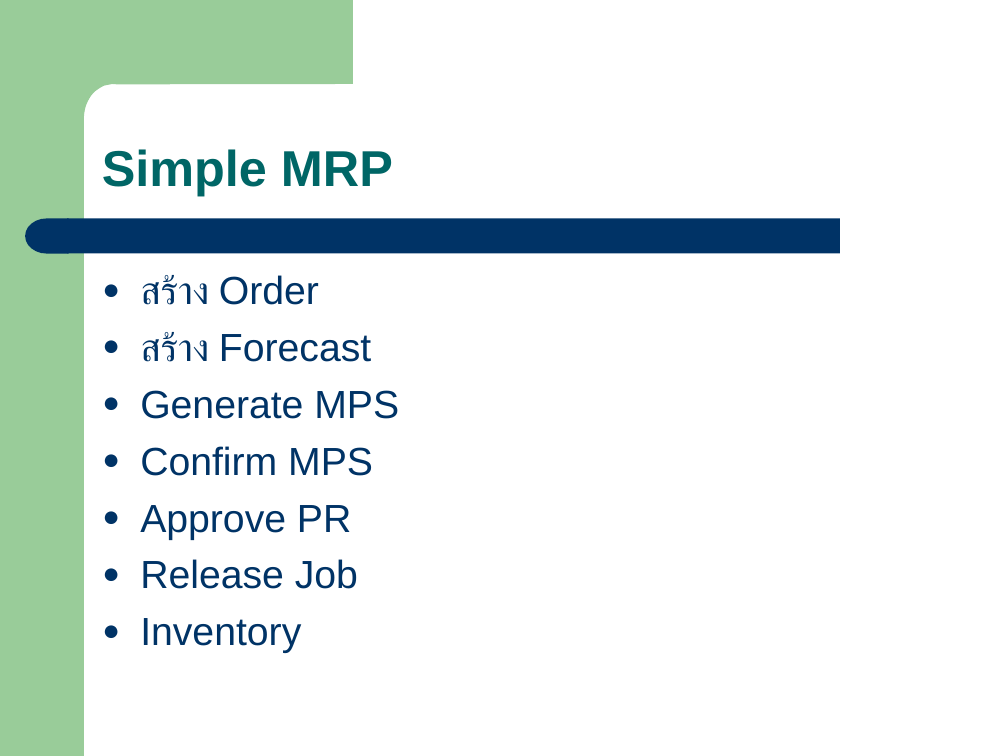
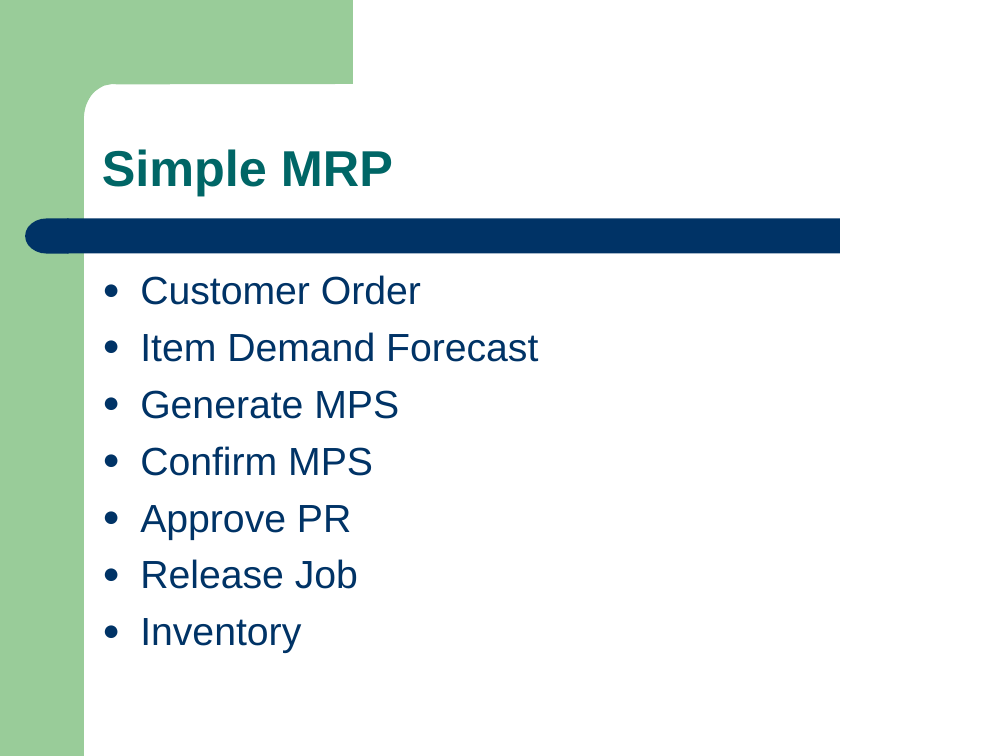
Before and after one commit to eseawind/simple-mrp, a slide deck: slide 21 of simple-mrp-doc/Simple_MRP_Present_V1.2_POM_20110226.ppt. Drawn at 1008x756 pixels with LibreOffice and Linux fonts; fonts in the diff are those of the drawing. Boxes give left, top, right and bottom in pixels: in the first picture for what was removed or moved away, otherwise in the second. Text is boxed around its words. In the diff, an @@ line names an element or a change of style, - is before the commit and + after.

```diff
--- a/simple-mrp-doc/Simple_MRP_Present_V1.2_POM_20110226.ppt
+++ b/simple-mrp-doc/Simple_MRP_Present_V1.2_POM_20110226.ppt
@@ text at bbox=[140, 275, 538, 362]: text changed @@
-● สร้าง Order
-● สร้าง Forecast
+● Customer Order
+● Item Demand Forecast
```
Also in this commit, not shown: 25 slides added, 2 slides removed, 3 other files.
